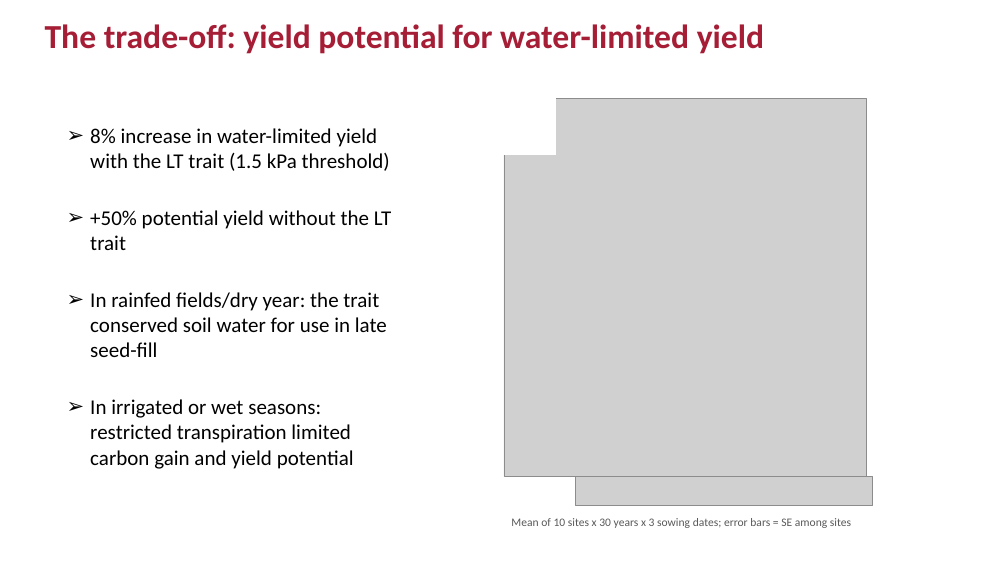
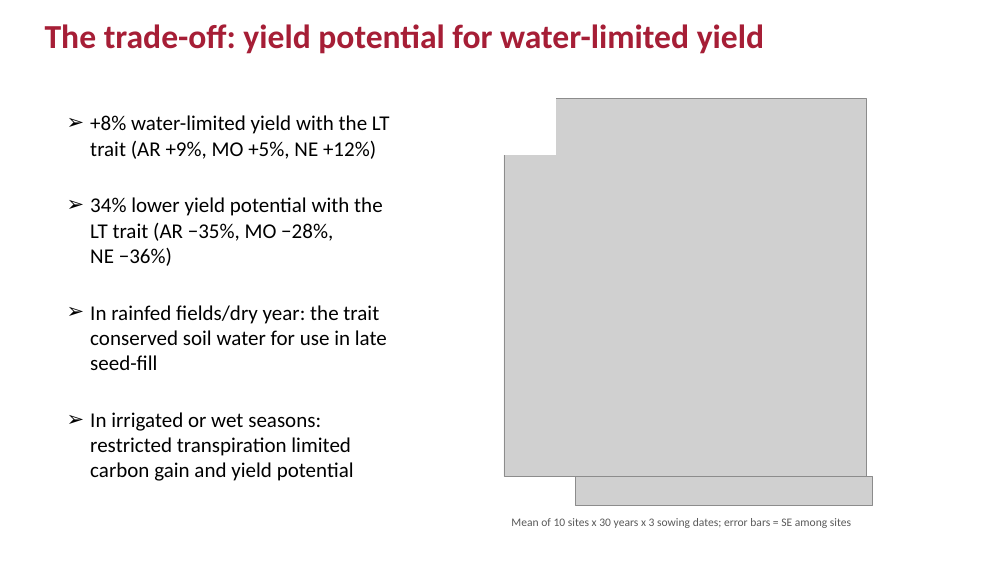
Before and after one commit to ElvisElli/LT-trait, a slide deck: slide 11 of ASA-2026-Elli-LT-trait_revised.pptx. Drawn at 1008x567 pixels with LibreOffice and Linux fonts; fonts in the diff are those of the drawing; grey boxes stand for pictures. Boxes give left, top, right and bottom in pixels: in the first picture for what was removed or moved away, otherwise in the second. Text is boxed around its words. In the diff, an @@ line names an element or a change of style, - is before the commit and + after.

```diff
--- a/ASA-2026-Elli-LT-trait_revised.pptx
+++ b/ASA-2026-Elli-LT-trait_revised.pptx
@@ text in rounded rectangle at (x1=90, y1=115, x2=390, y2=266): text changed @@
-➢ 8% increase in water-limited yield with the LT trait (1.5 kPa threshold)
-➢ +50% potential yield without the LT trait
+➢ +8% water-limited yield with the LT trait (AR +9%, MO +5%, NE +12%)
+➢ 34% lower yield potential with the LT trait (AR −35%, MO −28%, NE −36%)
```
